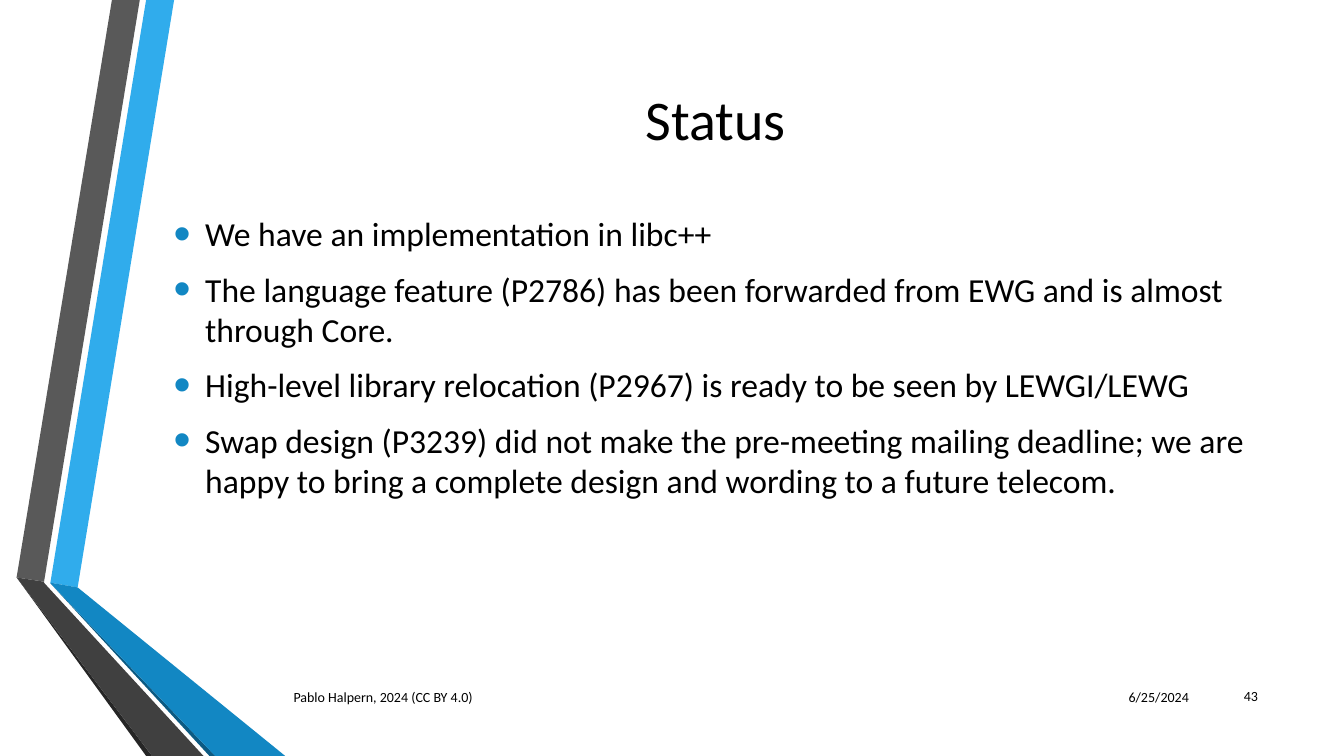
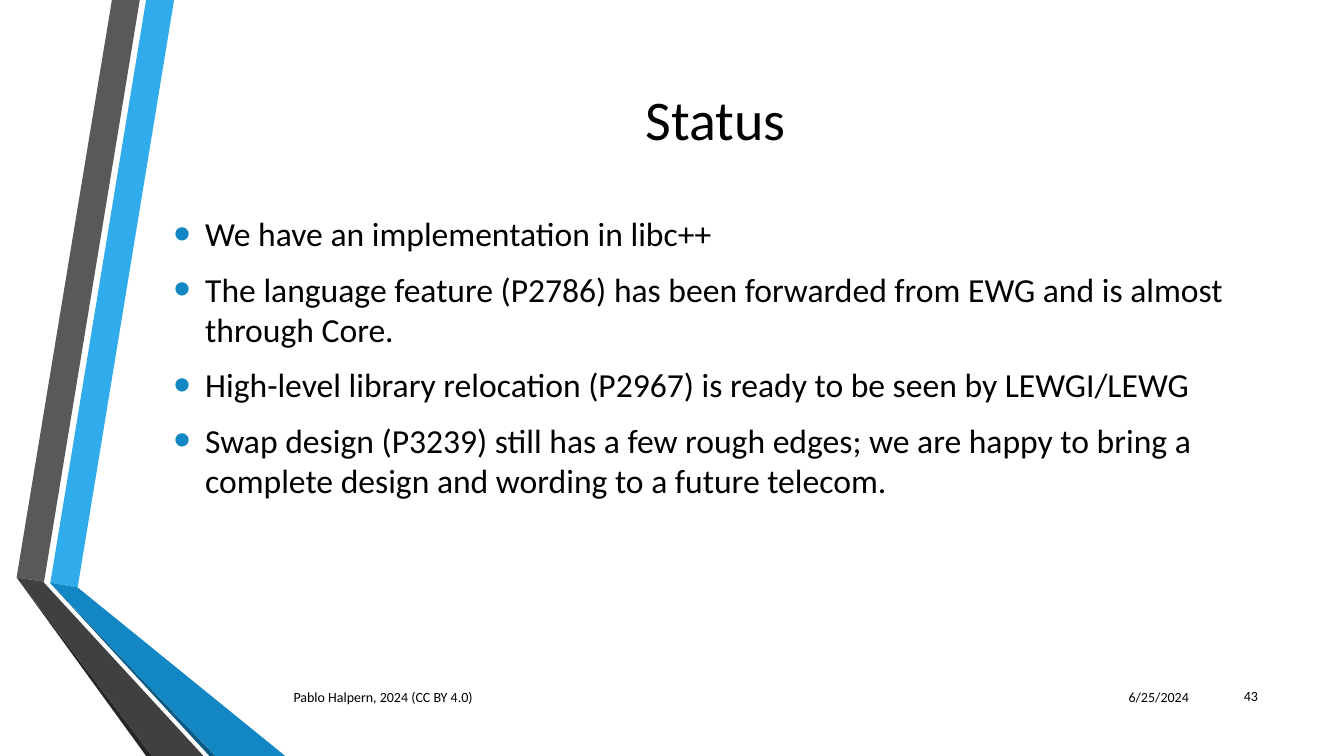
Before and after one commit to phalpern/WG21-halpern, a slide deck: slide 43 of relocate/Trivial Relocation - St. Louis 06-2024.pptx. Drawn at 1344x756 pixels with LibreOffice and Linux fonts; fonts in the diff are those of the drawing; background and template pictures are left out. Boxes give left, top, right and bottom in pixels: in the first picture for what was removed or moved away, otherwise in the second. Text is boxed around its words. In the diff, an @@ line names an element or a change of style, - is before the commit and + after.

```diff
--- a/relocate/Trivial Relocation - St. Louis 06-2024.pptx
+++ b/relocate/Trivial Relocation - St. Louis 06-2024.pptx
@@ text at bbox=[205, 428, 1191, 499]: text changed @@
-• Swap design (P3239) did not make the pre-meeting mailing deadline; we are happy to bring a complete design and wording to a future telecom.
+• Swap design (P3239) still has a few rough edges; we are happy to bring a complete design and wording to a future telecom.
```
Also in this commit, not shown: 6 other slides changed.
